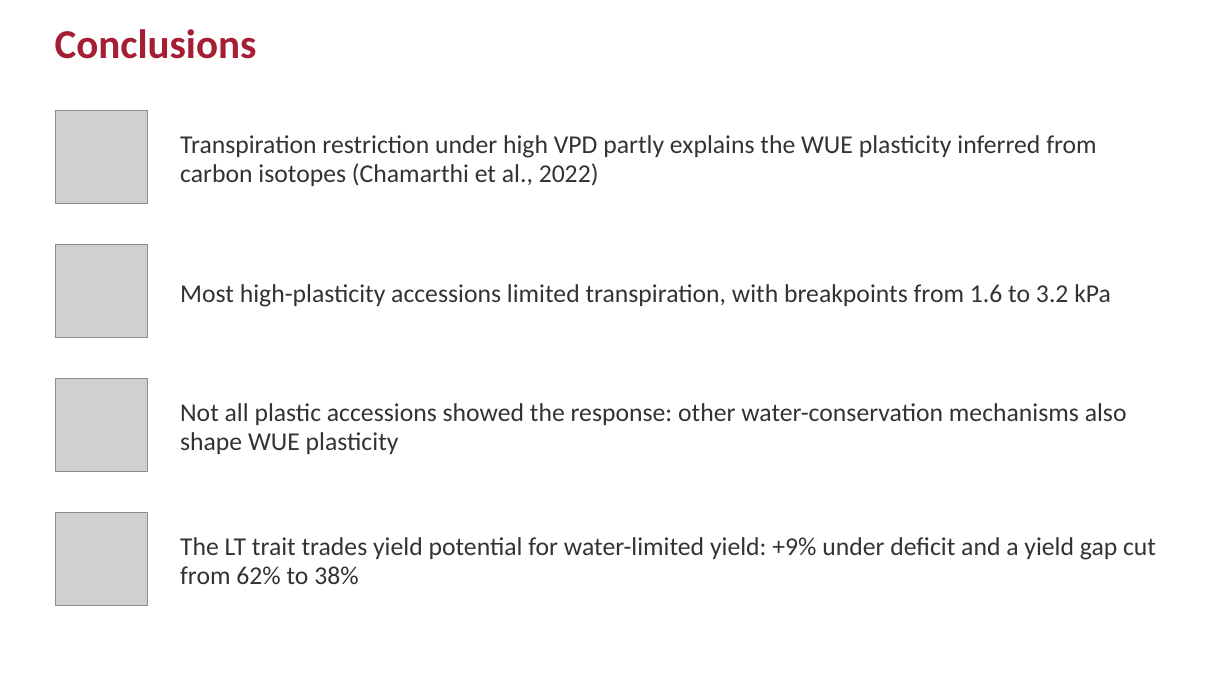
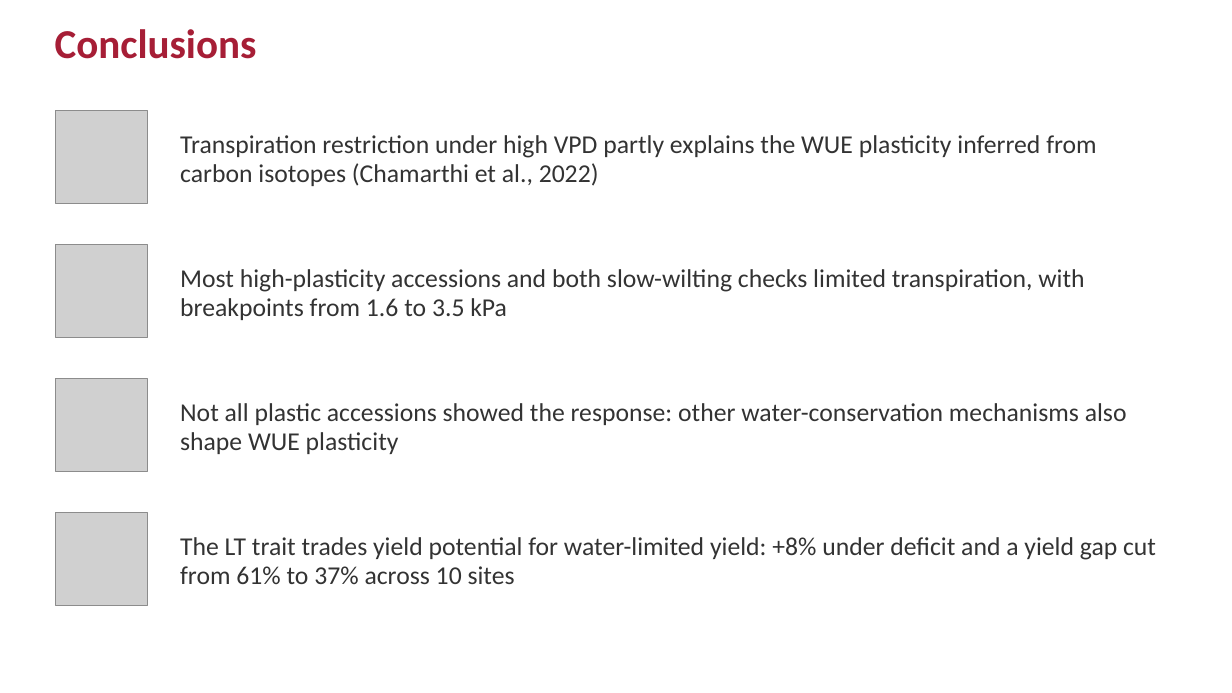
Before and after one commit to ElvisElli/LT-trait, a slide deck: slide 18 of ASA-2026-Elli-LT-trait.pptx. Drawn at 1232x693 pixels with LibreOffice and Linux fonts; fonts in the diff are those of the drawing; grey boxes stand for pictures. Boxes give left, top, right and bottom in pixels: in the first picture for what was removed or moved away, otherwise in the second. Text is boxed around its words. In the diff, an @@ line names an element or a change of style, - is before the commit and + after.

```diff
--- a/ASA-2026-Elli-LT-trait.pptx
+++ b/ASA-2026-Elli-LT-trait.pptx
@@ text at (180, 269, 1084, 320): text changed @@
-Most high-plasticity accessions limited transpiration, with breakpoints from 1.6 to 3.2 kPa
+Most high-plasticity accessions and both slow-wilting checks limited transpiration, with breakpoints from 1.6 to 3.5 kPa
@@ text at (180, 537, 1156, 584): text changed @@
-The LT trait trades yield potential for water-limited yield: +9% under deficit and a yield gap cut from 62% to 38%
+The LT trait trades yield potential for water-limited yield: +8% under deficit and a yield gap cut from 61% to 37% across 10 sites
```
Also in this commit, not shown: 9 other slides changed, 18 other files.
